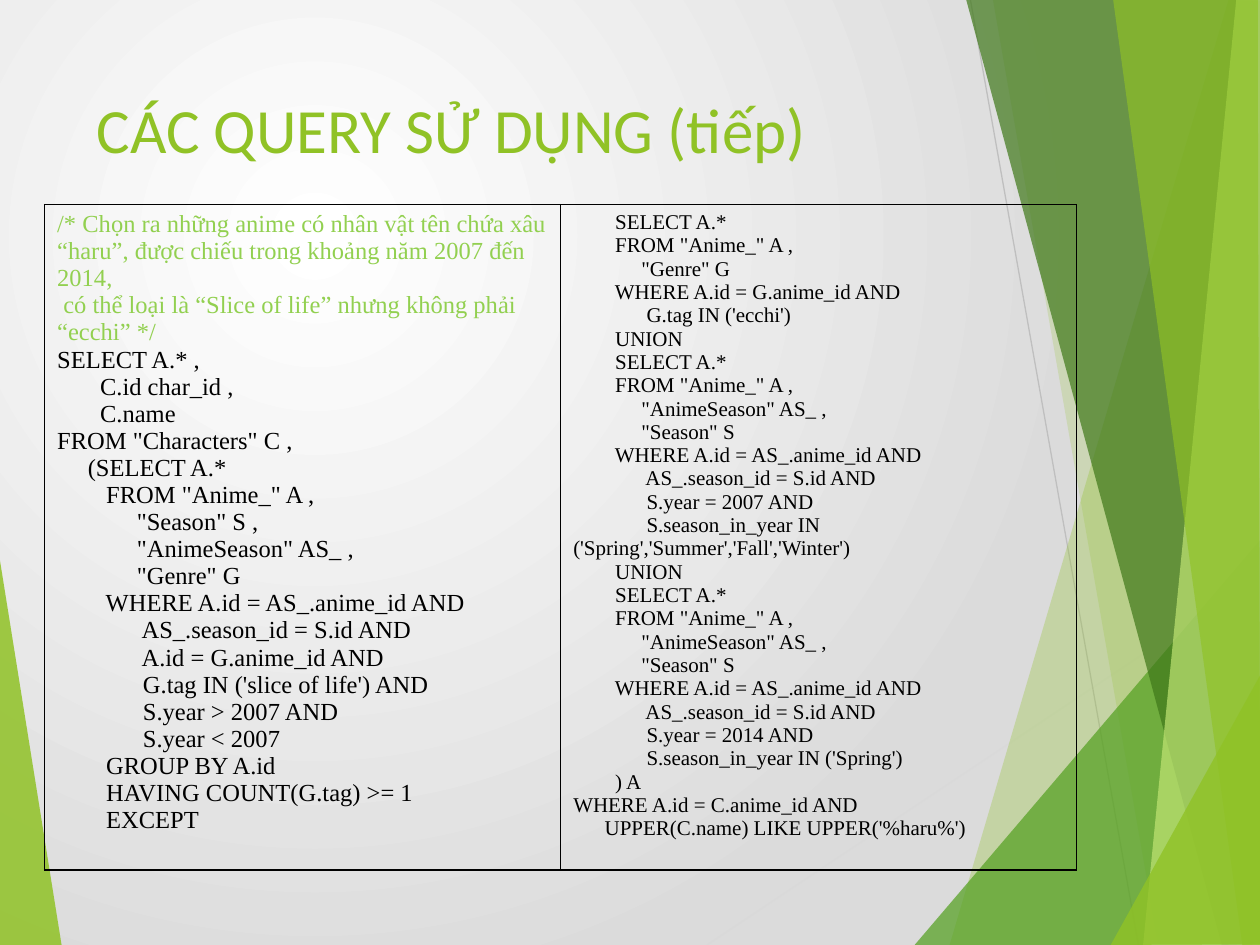
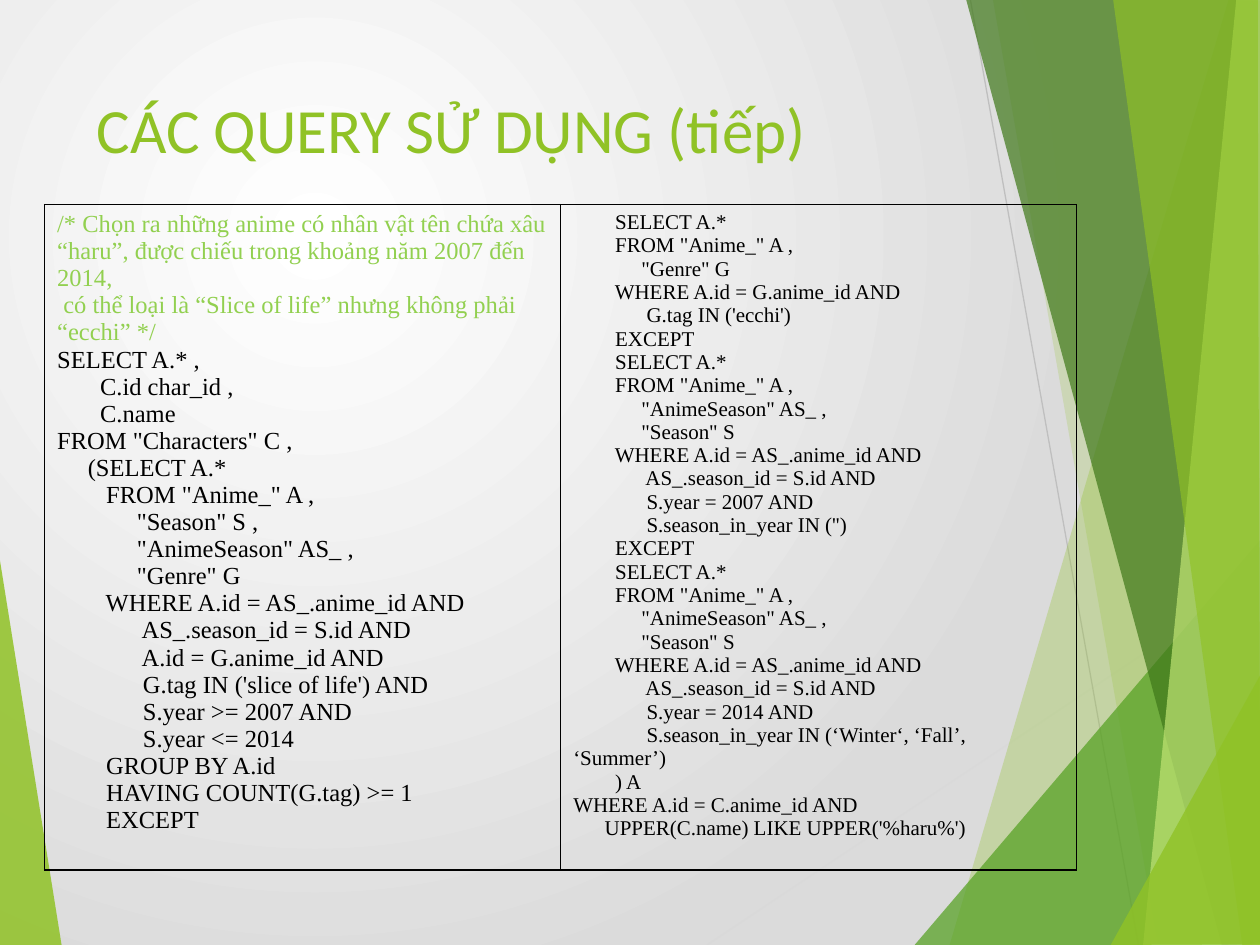
Before and after one commit to fuuka1994/animesearch, a slide deck: slide 21 of REPORT_README/Report.pptx. Drawn at 1260x945 pixels with LibreOffice and Linux fonts; fonts in the diff are those of the drawing. Boxes give left, top, right and bottom in pixels: in the first picture for what was removed or moved away, otherwise in the second. Text is boxed around its words. In the diff, an @@ line names an element or a change of style, - is before the commit and + after.

Commit message:
Update readme, query

```diff
--- a/REPORT_README/Report.pptx
+++ b/REPORT_README/Report.pptx
@@ table at (x1=44, y1=204, x2=1077, y2=922) @@
@@ row 1, column 1: "/* Chọn ra những anime có nhân vật tên chứa xâu “haru”, được chiếu trong khoảng năm 2007 đến 2014, / có thể loại là “Slice of life” nhưng không phải “ecchi” */ / SELECT A.* , / C.id char_id , / C.name / FROM "Characters" C , / (SELECT A.* / FROM "Anime_" A , / "Season" S , / "AnimeSeason" AS_ , / "Genre" G / WHERE A.id = AS_.anime_id AND / AS_.season_id = S.id AND / A.id = G.anime_id AND / G.tag IN ('slice of life') AND / S.year > 2007 AND / S.year < 2007 / GROUP BY A.id / HAVING COUNT(G.tag) >= 1 / EXCEPT" to "/* Chọn ra những anime có nhân vật tên chứa xâu “haru”, được chiếu trong khoảng năm 2007 đến 2014, / có thể loại là “Slice of life” nhưng không phải “ecchi” */ / SELECT A.* , / C.id char_id , / C.name / FROM "Characters" C , / (SELECT A.* / FROM "Anime_" A , / "Season" S , / "AnimeSeason" AS_ , / "Genre" G / WHERE A.id = AS_.anime_id AND / AS_.season_id = S.id AND / A.id = G.anime_id AND / G.tag IN ('slice of life') AND / S.year >= 2007 AND / S.year <= 2014 / GROUP BY A.id / HAVING COUNT(G.tag) >= 1 / EXCEPT" @@
@@ row 1, column 2: "SELECT A.* / FROM "Anime_" A , / "Genre" G / WHERE A.id = G.anime_id AND / G.tag IN ('ecchi') / UNION / SELECT A.* / FROM "Anime_" A , / "AnimeSeason" AS_ , / "Season" S / WHERE A.id = AS_.anime_id AND / AS_.season_id = S.id AND / S.year = 2007 AND / S.season_in_year IN ('Spring','Summer','Fall','Winter') / UNION / SELECT A.* / FROM "Anime_" A , / "AnimeSeason" AS_ , / "Season" S / WHERE A.id = AS_.anime_id AND / AS_.season_id = S.id AND / S.year = 2014 AND / S.season_in_year IN ('Spring') / ) A / WHERE A.id = C.anime_id AND / UPPER(C.name) LIKE UPPER('%haru%')" to "SELECT A.* / FROM "Anime_" A , / "Genre" G / WHERE A.id = G.anime_id AND / G.tag IN ('ecchi') / EXCEPT / SELECT A.* / FROM "Anime_" A , / "AnimeSeason" AS_ , / "Season" S / WHERE A.id = AS_.anime_id AND / AS_.season_id = S.id AND / S.year = 2007 AND / S.season_in_year IN ('') / EXCEPT / SELECT A.* / FROM "Anime_" A , / "AnimeSeason" AS_ , / "Season" S / WHERE A.id = AS_.anime_id AND / AS_.season_id = S.id AND / S.year = 2014 AND / S.season_in_year IN (‘Winter‘, ‘Fall’, ‘Summer’) / ) A / WHERE A.id = C.anime_id AND / UPPER(C.name) LIKE UPPER('%haru%')" @@
```
Also in this commit, not shown: 3 other slides changed, 3 other files.
